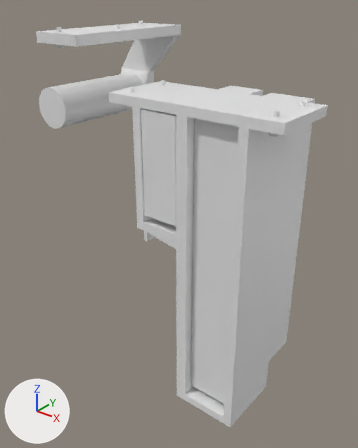
Two versions of the Blender file desk-appliance/3dprinter_holders.blend, one commit apart.
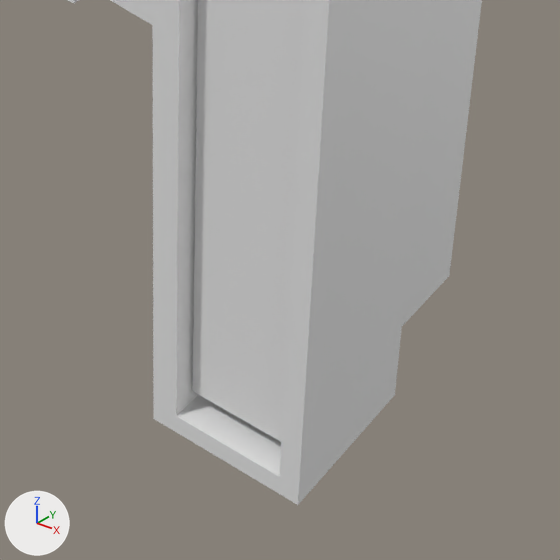
There are two pictures of each version: one whole from a 50 mm camera at (173.0, -268.0, 168.0) aimed at (-65.0, 29.0, -16.0), one close up on the part from 33% to 91% of the width and 54% to 100% of the height. Lighting does not change. The marker at lower left points along +X, +Y and +Z.

The first close-up shows 'pluggable', 'under_desk'.
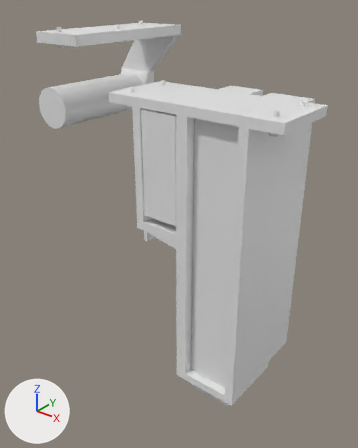
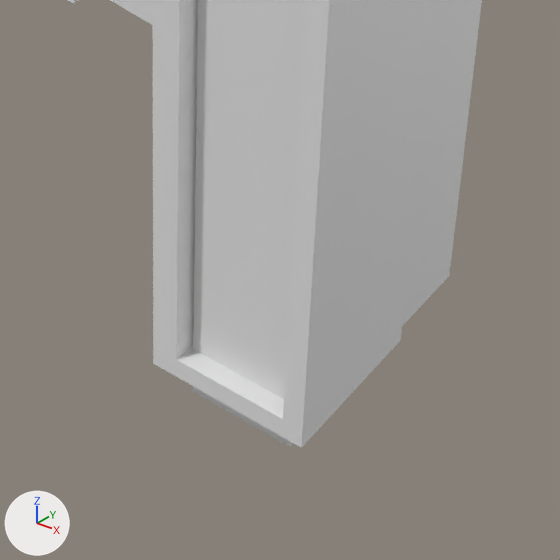
Commit message: fixed plugable slot's height in desk mount

What changed in the scene script:
```text
Change me_cube_005:
    where me_cube_005.from_pydata(...)  # 64 vertices, 66 faces; spans x -58.0..64.0, y -50.0..0.0, z -144.0..74.0
    used by ob_under_desk; location = (0.0, 0.0, 33.0)
    me_cube_005 part 1: all 16 vertices in x -4.0..44.0, y -50.0..0.0, z -144.0..-138.0 are moved by (0.0, 0.0, 20.0)
```

Where the change shows, as pixel boxes [x1, y1, x2, y2] in the close-ups (560 x 560 px; the box of a moved part takes in the faces that stretch with it):
'under_desk', reshaped: before [110, 0, 435, 505]; after [110, 0, 435, 448]
part 1 of me_cube_005, moved or reshaped: before [153, 340, 400, 505]; after [153, 340, 400, 448]
